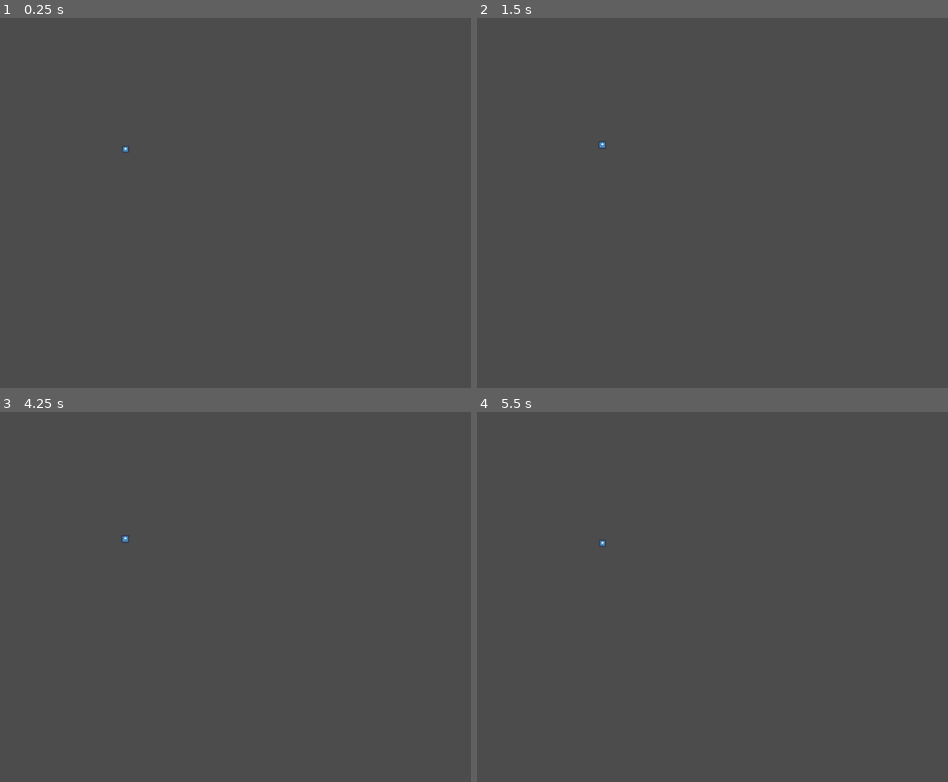
Above: before the commit, frames 1-4 (two rows, left to right).
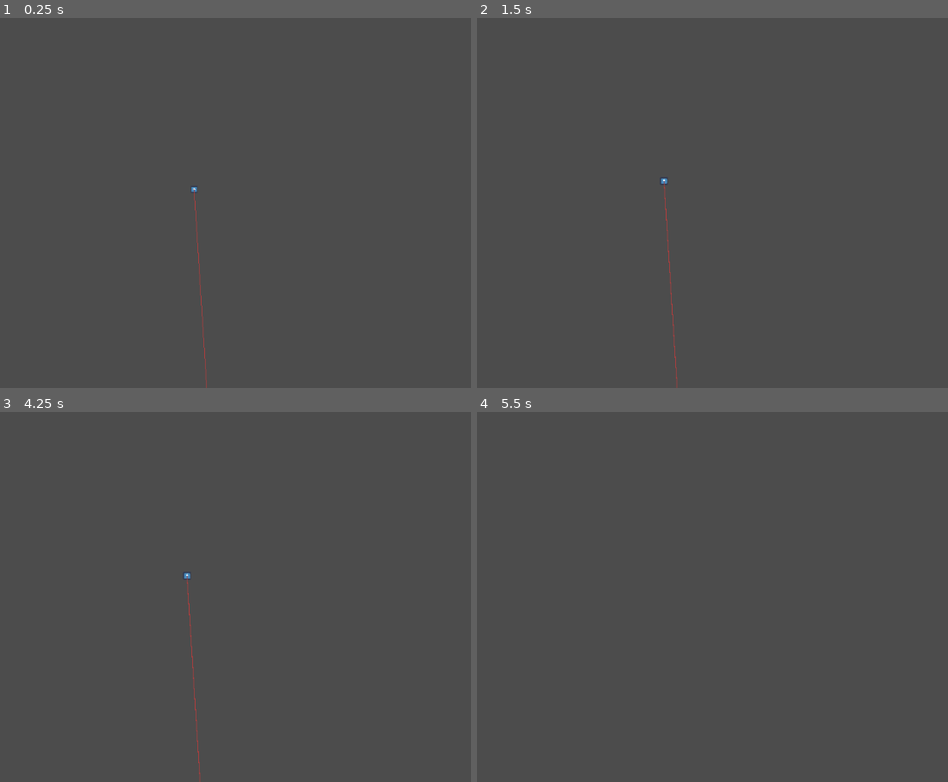
Above: after the commit, the same moments.

Repository: Pfeil/Moonshot
Game: Godot game, scene res://main.tscn
Same seed, same stepped clock (60 frames per second), same inputs: the game is played once before the commit and once after it. The engine's default icon, where the game draws it, is replaced by a stand-in: a white triangle on a blue panel in a dark square.
Inputs (mouse positions are in pixels of both pictures, inside the frame that each line leads up to):
- Up to frame 1 (0.25 s): no input
- Up to frame 2 (1.5 s): tap Enter at 0.5 s; move the mouse to (754, 166) at 0.52 s; press the mouse at (754, 166) at 0.53 s; hold D (Player_RIGHT) 0.53-1.28 s; tap Space (Player_JUMP) at 0.77, 1.25 s; move the mouse to (outside the picture) at 1.27 s; release the mouse at (outside the picture) at 1.28 s; hold A (Player_LEFT) from 1.28 s (still down); tap Mouse wheel up (Zoom_IN) at 1.35 s
- Up to frame 3 (4.25 s): tap Space (Player_JUMP) at 1.52, 2.75, 3.02, 3.77 s; tap Enter at 2, 3.5 s; move the mouse to (197, 493) at 2.02 s; release A (Player_LEFT) at 2.03 s; hold Mouse wheel down (Zoom_OUT) 2.03-2.78 s; hold D (Player_RIGHT) 2.03-3.53 s; move the mouse to (94, 659) at 2.77 s; click (94, 659) at 2.85 s; move the mouse to (334, 641) at 3.52 s; hold A (Player_LEFT) from 3.53 s (still down); hold Mouse wheel up (Zoom_IN) from 3.53 s (still down)
- Up to frame 4 (5.5 s): keep holding A (Player_LEFT); tap Space (Player_JUMP) at 4.25, 4.52 s; move the mouse to (outside the picture) at 4.27 s; release Mouse wheel up (Zoom_IN) at 4.28 s; tap Mouse wheel down (Zoom_OUT) at 4.35 s; move the mouse to (637, 582) at 5.02 s; press the mouse at (637, 582) at 5.03 s

The runs differ from the first frame. In frame 1, 0.1% of the frame differs, in the area x 26-44%, y 34-100%; in frame 2, 0.2%; in frame 3, 0.2%, in the area x 26-43%, y 33-100%; in frame 4, less than 0.1%.

Commit message:
Adjust planet gravity so Forces are applied to all Rigidbodies

Diff:
--- a/Planet.gd
+++ b/Planet.gd
@@ -18,8 +18,7 @@
 		var dir_vector: Vector2 = distance_vector.normalized()
 		var impulse = G * (self.get_mass() * body.get_mass()) / distance_squared
 		var impulse_vector = impulse * dir_vector
-		self.apply_central_impulse(impulse_vector)
-		impulse_arrow.set_direction(impulse_vector.rotated(-self.rotation))
+		body.apply_central_impulse(-impulse_vector)
 
 
 func _on_GravityArea_body_entered(body):
